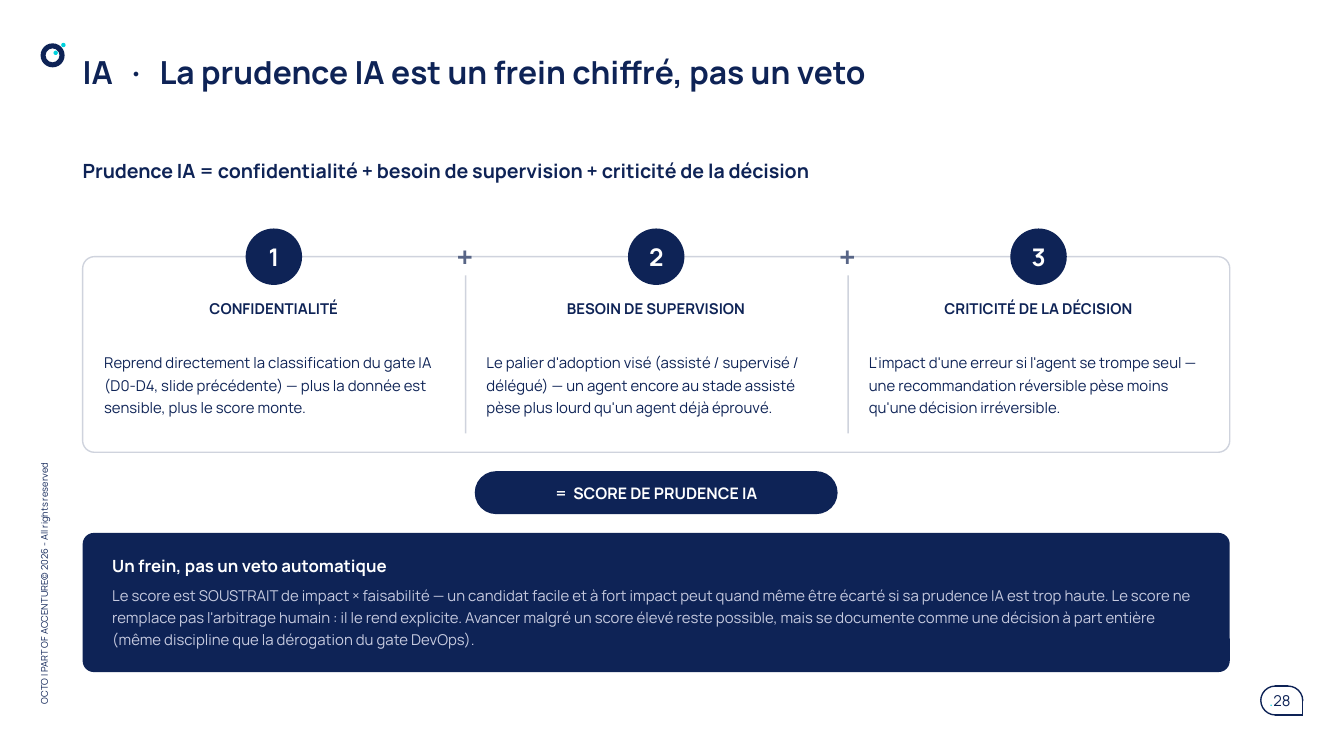
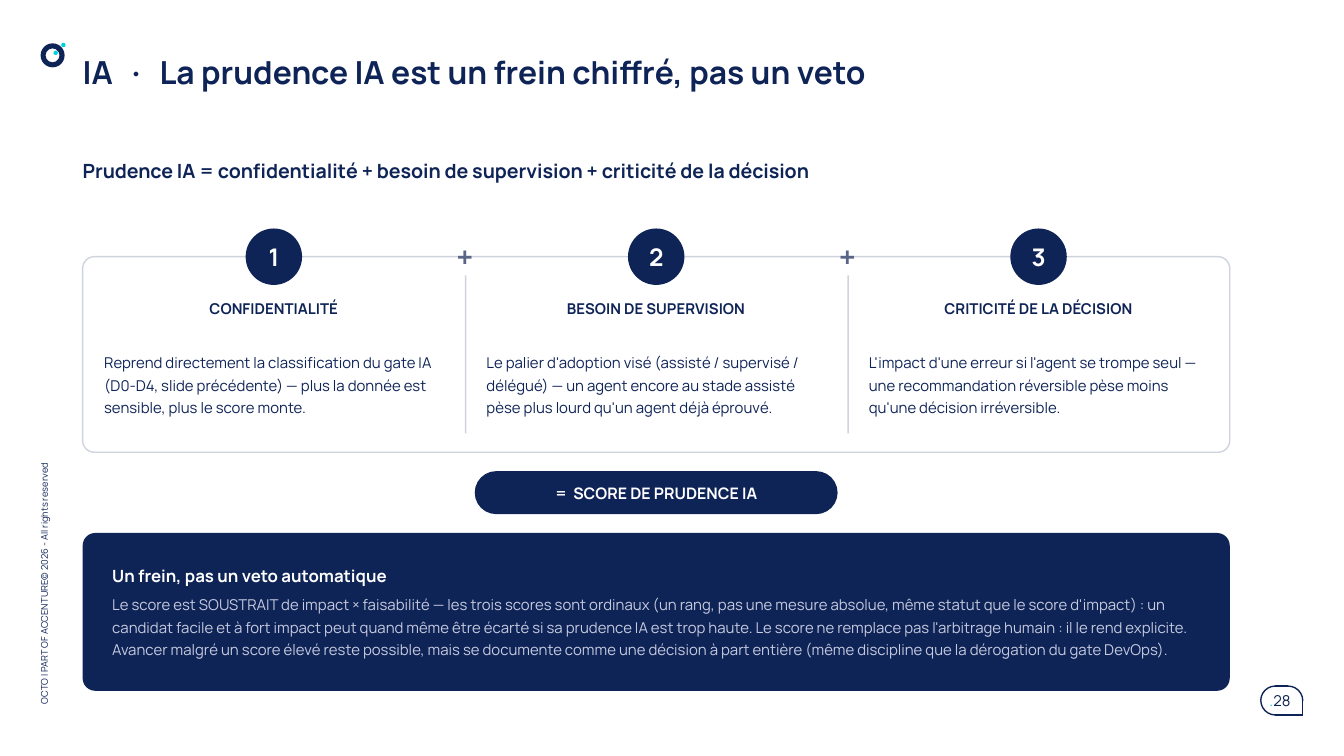
Before and after one commit to claudecamus-dot/Vscode3, a slide deck: slide 28 of docs/cadrage-ppt/bmad-iap-cadrage-synthese.pptx. Drawn at 1344x756 pixels with LibreOffice and Linux fonts; fonts in the diff are those of the drawing. Boxes give left, top, right and bottom in pixels: in the first picture for what was removed or moved away, otherwise in the second. Text is boxed around its words. In the diff, an @@ line names an element or a change of style, - is before the commit and + after.

```diff
--- a/docs/cadrage-ppt/bmad-iap-cadrage-synthese.pptx
+++ b/docs/cadrage-ppt/bmad-iap-cadrage-synthese.pptx
@@ rounded rectangle: place and size @@
-rounded rectangle at [82,534,1230,673]
+rounded rectangle at [82,534,1230,691]
@@ text at [112,597,1187,659]: text changed @@
-Le score est SOUSTRAIT de impact × faisabilité — un candidat facile et à fort impact peut quand même être écarté si sa prudence IA est trop haute. Le score ne remplace pas l'arbitrage humain : il le rend explicite. Avancer malgré un score élevé reste possible, mais se documente comme une décision à part entière (même discipline que la dérogation du gate DevOps).
+Le score est SOUSTRAIT de impact × faisabilité — les trois scores sont ordinaux (un rang, pas une mesure absolue, même statut que le score d'impact) : un candidat facile et à fort impact peut quand même être écarté si sa prudence IA est trop haute. Le score ne remplace pas l'arbitrage humain : il le rend explicite. Avancer malgré un score élevé reste possible, mais se documente comme une décision à part entière (même discipline que la dérogation du gate DevOps).
```
Also in this commit, not shown: 4 other slides changed, 3 other files.
